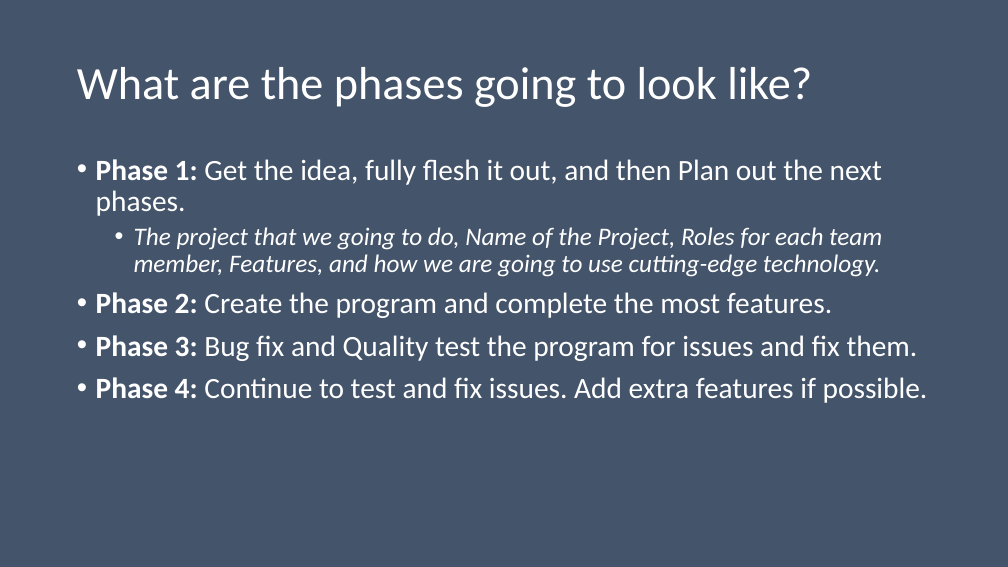
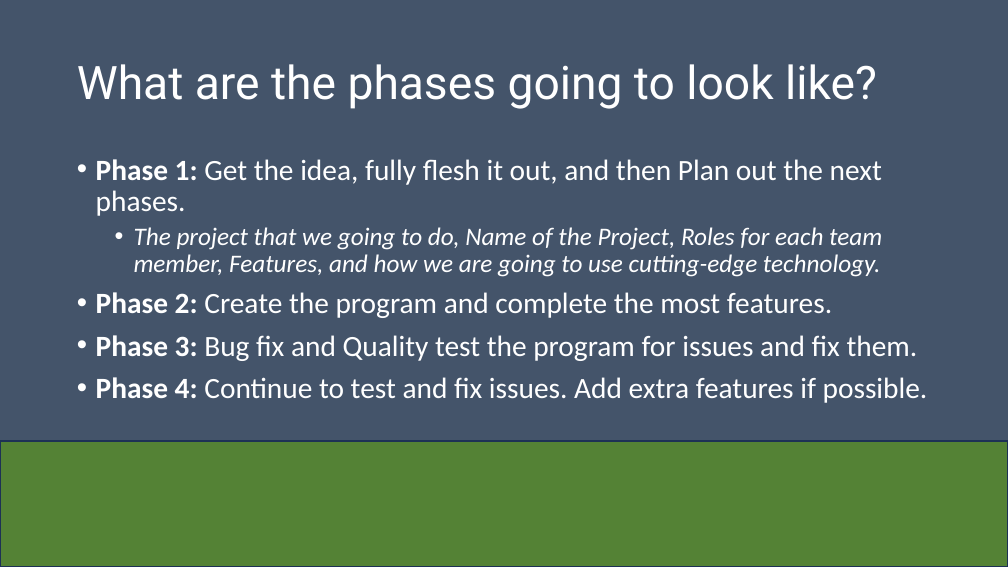
Before and after one commit to Dwaddle26/EncryptNotes, a slide deck: slide 10 of Team_2_Presentation_1.pptx. Drawn at 1008x567 pixels with LibreOffice and Linux fonts; fonts in the diff are those of the drawing. Boxes give left, top, right and bottom in pixels: in the first picture for what was removed or moved away, otherwise in the second. Text is boxed around its words. In the diff, an @@ line names an element or a change of style, - is before the commit and + after.

```diff
--- a/Team_2_Presentation_1.pptx
+++ b/Team_2_Presentation_1.pptx
@@ title "What are the phases going ..." at [77,64,877,109]: font Calibri to Roboto @@
@@ rectangle added at [0,441,1008,567], fill #548235, outline #1E3256 1 pt @@
```
Also in this commit, not shown: 9 other slides changed.
